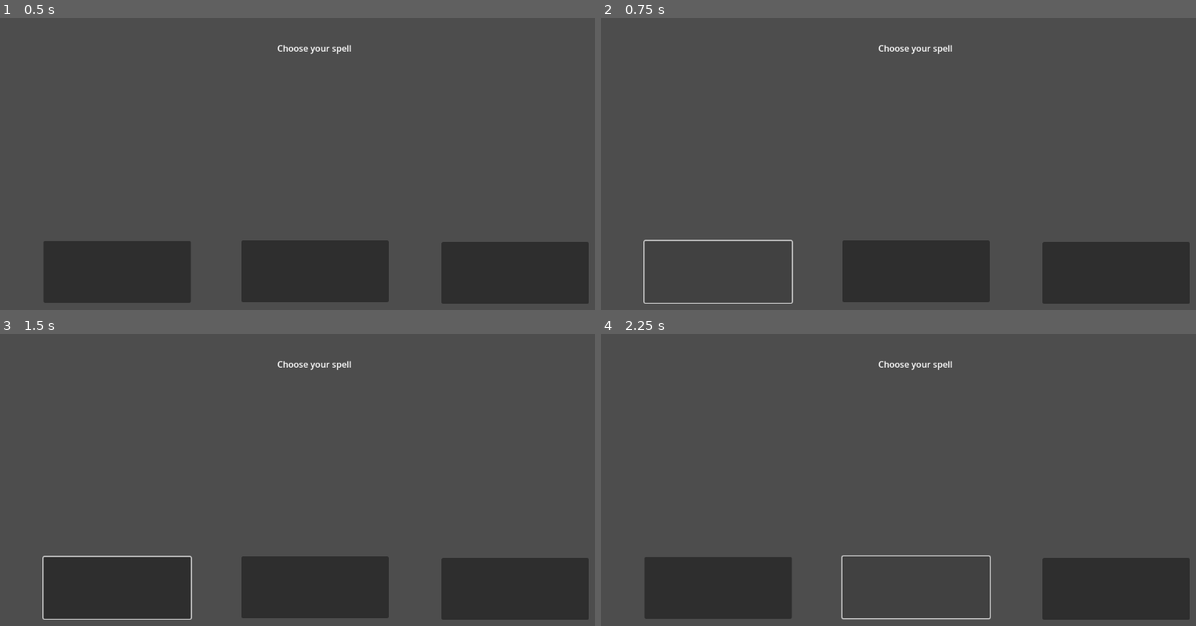
Above: before the commit, frames 1-4 (two rows, left to right).
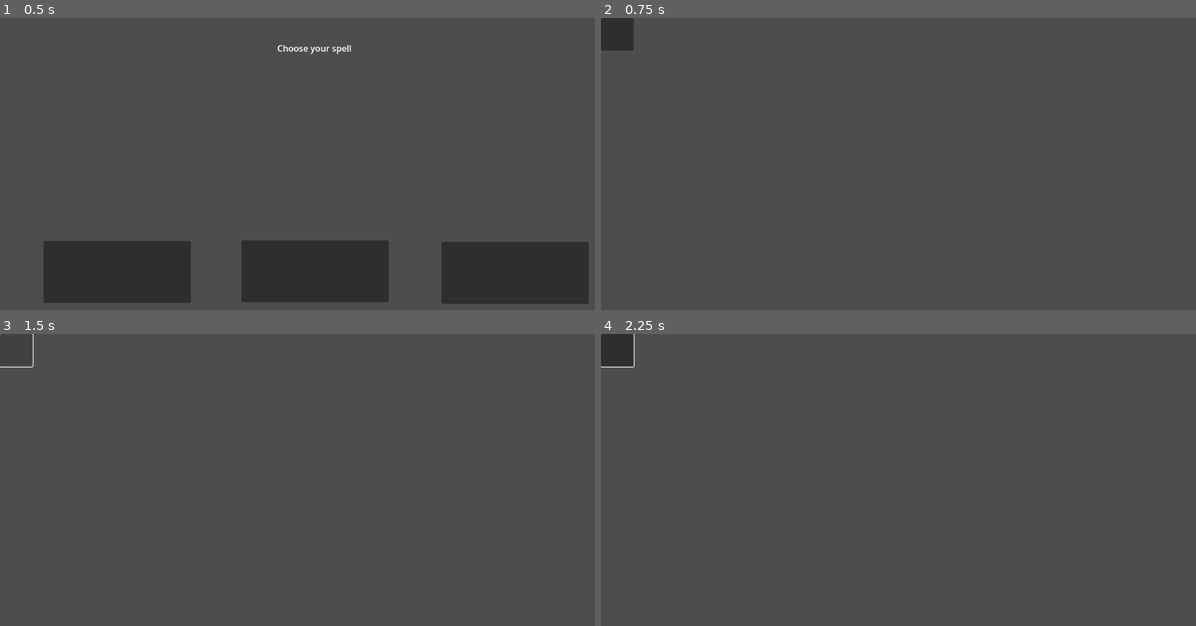
Above: after the commit, the same moments.

Repository: FlingFlongerz/Runes-of-ASL
Game: Godot game, scene res://scenes/select_element_spell.tscn
Two runs of this game, one before a commit and one after it. Both use one fixed random seed, a clock stepped at 60 frames per second and the inputs below. The project has no main scene, so this scene is started directly.
Inputs (mouse positions are in pixels of both pictures, inside the frame that each line leads up to):
- Up to frame 1 (0.5 s): no input
- Up to frame 2 (0.75 s): click (720, 272) at 0.5 s
- Up to frame 3 (1.5 s): click (17, 351) at 1.27 s
- Up to frame 4 (2.25 s): click (916, 588) at 2.02 s

Frame 1 is identical in both runs. In frame 2, 12% of the frame differs, in the area x 0-99%, y 0-98%; in frame 3, 16%; in frame 4, 12%.

Commit message:
finger spelling frame

Diff:
--- a/scenes/finger_spell_screen.tscn
+++ b/scenes/finger_spell_screen.tscn
@@ -1,4 +1,6 @@
-[gd_scene format=3 uid="uid://dhrnhavdswfp"]
+[gd_scene load_steps=2 format=3 uid="uid://dhrnhavdswfp"]
+
+[ext_resource type="Script" path="res://scripts/finger_spell_screen.gd" id="1_vc6ae"]
 
 [node name="FingerSpellScreen" type="Control"]
 layout_mode = 3
@@ -7,3 +9,9 @@
 anchor_bottom = 1.0
 grow_horizontal = 2
 grow_vertical = 2
+script = ExtResource("1_vc6ae")
+
+[node name="HBoxContainer" type="HBoxContainer" parent="."]
+layout_mode = 0
+offset_right = 40.0
+offset_bottom = 40.0
--- a/scenes/player_select_element.tscn
+++ b/scenes/player_select_element.tscn
@@ -33,6 +33,7 @@
 "
 
 [node name="Water" type="Button" parent="."]
+layout_mode = 0
 offset_left = 353.0
 offset_top = 272.0
 offset_right = 538.0
@@ -40,6 +41,7 @@
 text = "Water"
 
 [node name="Earth" type="Button" parent="."]
+layout_mode = 0
 offset_left = 628.0
 offset_top = 273.0
 offset_right = 813.0
@@ -47,6 +49,7 @@
 text = "Earth"
 
 [node name="Wind" type="Button" parent="."]
+layout_mode = 0
 offset_left = 888.0
 offset_top = 271.0
 offset_right = 1073.0
@@ -54,6 +57,7 @@
 text = "Wind"
 
 [node name="Lightning" type="Button" parent="."]
+layout_mode = 0
 offset_left = 85.0
 offset_top = 429.0
 offset_right = 270.0
@@ -61,6 +65,7 @@
 text = "Lightning"
 
 [node name="Nature" type="Button" parent="."]
+layout_mode = 0
 offset_left = 355.0
 offset_top = 429.0
 offset_right = 540.0
@@ -68,6 +73,7 @@
 text = "Nature"
 
 [node name="Light" type="Button" parent="."]
+layout_mode = 0
 offset_left = 629.0
 offset_top = 429.0
 offset_right = 814.0
@@ -75,6 +81,7 @@
 text = "Light"
 
 [node name="Dark" type="Button" parent="."]
+layout_mode = 0
 offset_left = 889.0
 offset_top = 425.0
 offset_right = 1074.0
--- a/scripts/Global.gd
+++ b/scripts/Global.gd
@@ -2,3 +2,4 @@
 
 
 var element_selected = ""
+var spell_selected = ""
--- /dev/null
+++ b/scripts/finger_spell_screen.gd
@@ -0,0 +1,24 @@
+extends Control
+
+# A container to hold the letter buttons
+@onready var container = $HBoxContainer  # or HBoxContainer / GridContainer depending on layout
+
+func _ready() -> void:
+	# Get the selected spell from Global
+	var spell = Global.spell_selected
+	print("Loaded spell:", spell)
+
+	# Remove spaces, then split into characters
+	var letters = spell.replace(" ", "").split("")
+
+	# Create a button for each letter
+	for letter in letters:
+		var btn = Button.new()
+		btn.text = letter
+		btn.custom_minimum_size = Vector2(60, 60)  # optional: size of each letter button
+		btn.connect("pressed", Callable(self, "_on_letter_pressed").bind(letter))
+		container.add_child(btn)
+
+
+func _on_letter_pressed(letter: String) -> void:
+	print("Pressed letter:", letter)
--- a/scripts/select_element_spell.gd
+++ b/scripts/select_element_spell.gd
@@ -36,10 +36,16 @@
 
 
 func _on_button_pressed() -> void:
-	print("spell 1")
+	Global.spell_selected = button1.text
+	print(Global.spell_selected)
+	get_tree().change_scene_to_file("res://scenes/finger_spell_screen.tscn")
 
 func _on_button_2_pressed() -> void:
-	print("spell 2")
+	Global.spell_selected = button2.text
+	print(Global.spell_selected)
+	get_tree().change_scene_to_file("res://scenes/finger_spell_screen.tscn")
 
 func _on_button_3_pressed() -> void:
-	print("spell 3")
+	Global.spell_selected = button3.text
+	print(Global.spell_selected)
+	get_tree().change_scene_to_file("res://scenes/finger_spell_screen.tscn")
